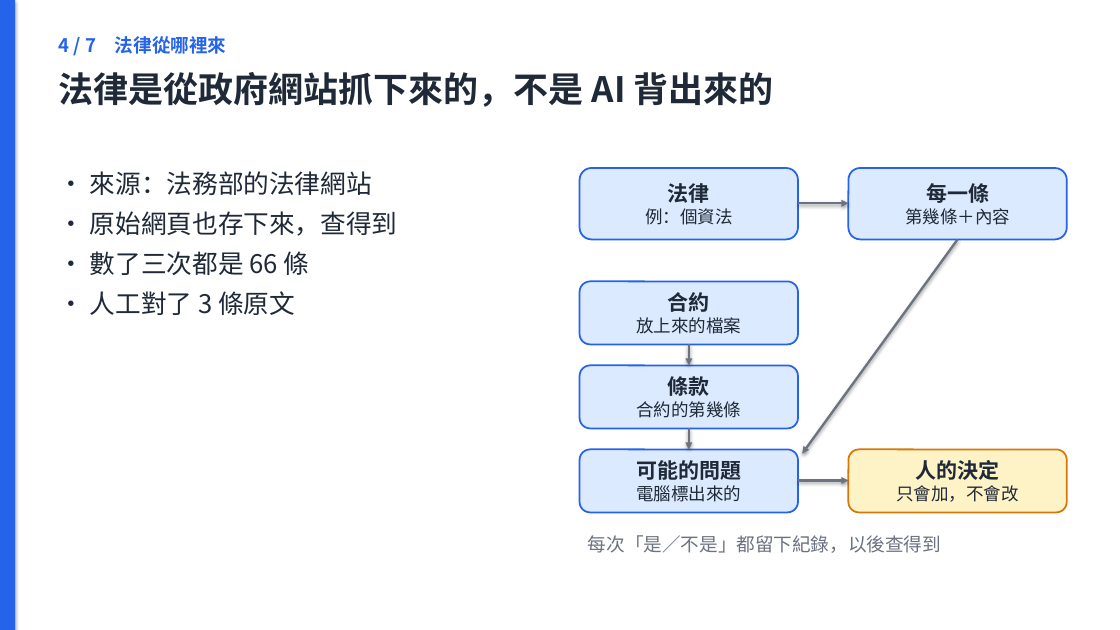
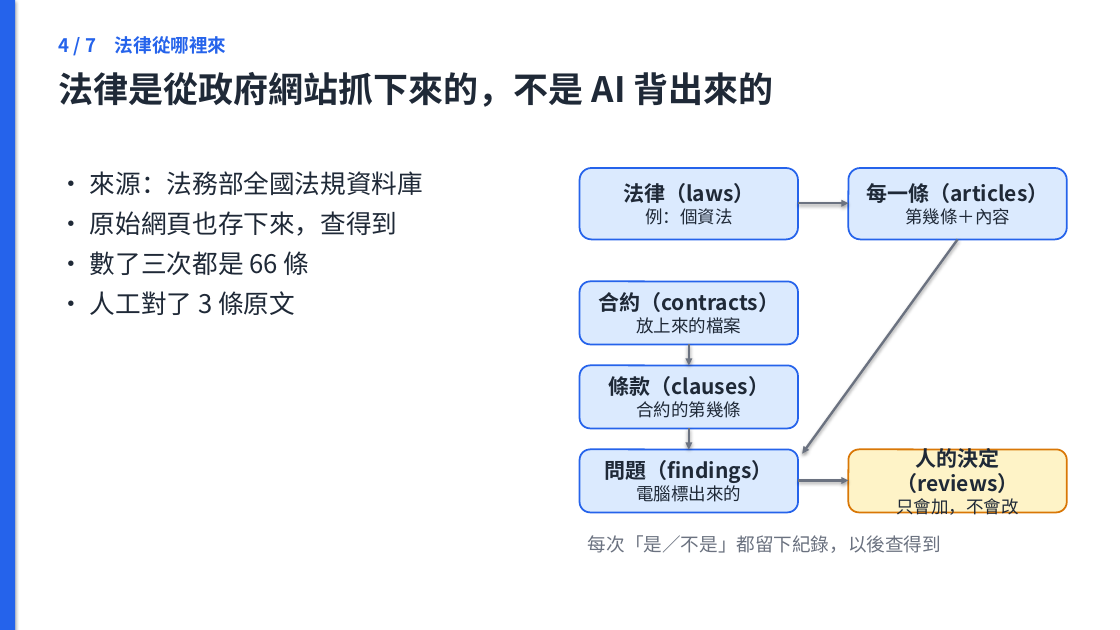
Before and after one commit to jaylooloomi/contract-check, a slide deck: slide 6 of docs/deck/合約外規檢查_簡報.pptx. Drawn at 1120x630 pixels with LibreOffice and Linux fonts; fonts in the diff are those of the drawing. Boxes give left, top, right and bottom in pixels: in the first picture for what was removed or moved away, otherwise in the second. Text is boxed around its words. In the diff, an @@ line names an element or a change of style, - is before the commit and + after.

```diff
--- a/docs/deck/合約外規檢查_簡報.pptx
+++ b/docs/deck/合約外規檢查_簡報.pptx
@@ text at <box>90,171,423,195</box>: text changed @@
-• 來源：法務部的法律網站
+• 來源：法務部全國法規資料庫
@@ text in rounded rectangle at <box>623,183,755,203</box>: text changed @@
-法律
+法律（laws）
@@ text in rounded rectangle at <box>867,183,1049,203</box>: text changed @@
-每一條
+每一條（articles）
@@ text in rounded rectangle at <box>598,292,779,312</box>: text changed @@
-合約
+合約（contracts）
@@ text in rounded rectangle at <box>609,376,769,396</box>: text changed @@
-條款
+條款（clauses）
@@ text in rounded rectangle at <box>897,445,1019,493</box>: text changed @@
-人的決定
+人的決定（reviews）
@@ text in rounded rectangle at <box>605,460,773,483</box>: text changed @@
-可能的問題
+問題（findings）
```
Also in this commit, not shown: 8 other slides changed, 20 other files.
